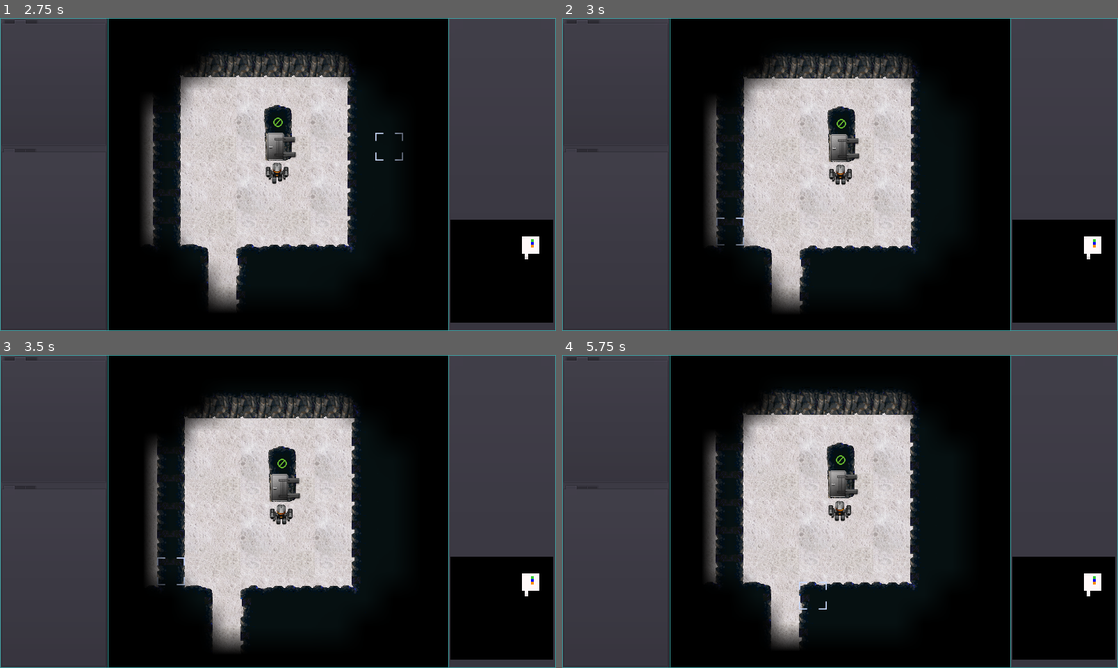
Above: before the commit, frames 1-4 (two rows, left to right).
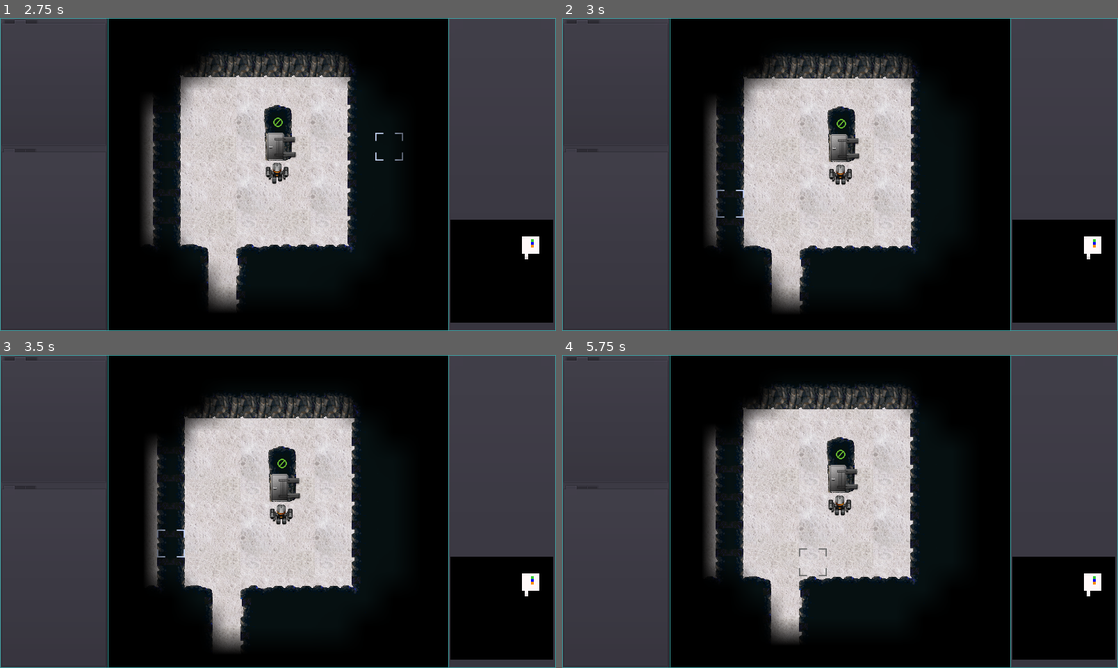
Above: after the commit, the same moments.

Repository: sarrowsmith/quasidroid
Game: Godot game, scene res://Main.tscn
The game is run twice, just before and just after one commit, with the same random seed, the same clock (stepped at 60 frames per second) and the same inputs. Sound files missing from this copy of the repository are replaced by a short silence.
Inputs (mouse positions are in pixels of both pictures, inside the frame that each line leads up to):
- Up to frame 1 (2.75 s): click (294, 165) at 0.52 s; type "12" at 0.6 s; click "New from Seed" at 1.25 s; tap Enter at 2 s; move the mouse to (400, 158) at 2.02 s; tap R at 2.1 s; click (400, 158) at 2.17 s; tap Space at 2.27 s
- Up to frame 2 (3 s): tap Delete (map_reset) at 2.75 s; move the mouse to (728, 190) at 2.77 s; hold S from 2.78 s (still down); tap Q at 2.85 s
- Up to frame 3 (3.5 s): keep holding S; tap Space at 3.02 s
- Up to frame 4 (5.75 s): move the mouse to (895, 442) at 3.52 s; release S at 3.53 s; tap F at 3.6 s; move the mouse to (812, 574) at 4.27 s; tap M at 4.35 s; click (812, 574) at 4.42 s; tap Space at 4.52, 5.27 s; move the mouse to (1006, 558) at 5.02 s; hold S from 5.03 s (still down); tap U at 5.1 s; tap Delete (map_reset) at 5.65 s

Frame 1 is identical in both runs. In frame 2, 0.1% of the frame differs, in the area x 27-33%, y 54-73%; in frame 3, 0.1%; in frame 4, 6.4%, in the area x 26-65%, y 9-94%.

Commit message:
Improved cursor control from joypad

Diff:
--- a/Main.gd
+++ b/Main.gd
@@ -114,10 +114,10 @@
 
 
 const view_map = {
-	ui_up = Vector2(0, -1),
-	ui_down = Vector2(0, 1),
-	ui_left = Vector2(-1, 0),
-	ui_right = Vector2(1, 0)
+	map_up = Vector2(0, -1),
+	map_down = Vector2(0, 1),
+	map_left = Vector2(-1, 0),
+	map_right = Vector2(1, 0)
 }
 # warning-ignore:unused_argument
 func _process(_delta):
@@ -148,10 +148,10 @@
 
 
 const cursor_map = {
-	cursor_up = Vector2(0, -1),
-	cursor_down = Vector2(0, 1),
-	cursor_left = Vector2(-1, 0),
-	cursor_right = Vector2(1, 0)
+	ui_up = Vector2(0, -1),
+	ui_down = Vector2(0, 1),
+	ui_left = Vector2(-1, 0),
+	ui_right = Vector2(1, 0)
 }
 func _unhandled_input(event: InputEvent):
 	if event is InputEventKey and event.pressed:
--- a/project.godot
+++ b/project.godot
@@ -105,52 +105,28 @@
 , Object(InputEventMouseButton,"resource_local_to_scene":false,"resource_name":"","device":0,"alt":false,"shift":false, …(202 unchanged characters)…
  ]
 }
-cursor_up={
-"deadzone": 0.5,
-"events": [ Object(InputEventKey,"resource_local_to_scene":false,"resource_name":"","device":0,"alt":false,"shift":false,"control":false,"meta":false,"command":false,"pressed":false,"scancode":87,"physical_scancode":0,"unicode":0,"echo":false,"script":null)
-, Object(InputEventJoypadMotion,"resource_local_to_scene":false,"resource_name":"","device":0,"axis":1,"axis_value":-1.0,"script":null)
- ]
-}
-cursor_down={
-"deadzone": 0.5,
-"events": [ Object(InputEventKey,"resource_local_to_scene":false,"resource_name":"","device":0,"alt":false,"shift":false,"control":false,"meta":false,"command":false,"pressed":false,"scancode":83,"physical_scancode":0,"unicode":0,"echo":false,"script":null)
-, Object(InputEventJoypadMotion,"resource_local_to_scene":false,"resource_name":"","device":0,"axis":1,"axis_value":1.0,"script":null)
- ]
-}
-cursor_left={
-"deadzone": 0.5,
-"events": [ Object(InputEventKey,"resource_local_to_scene":false,"resource_name":"","device":0,"alt":false,"shift":false,"control":false,"meta":false,"command":false,"pressed":false,"scancode":65,"physical_scancode":0,"unicode":0,"echo":false,"script":null)
-, Object(InputEventJoypadMotion,"resource_local_to_scene":false,"resource_name":"","device":0,"axis":0,"axis_value":-1.0,"script":null)
- ]
-}
-cursor_right={
-"deadzone": 0.5,
-"events": [ Object(InputEventKey,"resource_local_to_scene":false,"resource_name":"","device":0,"alt":false,"shift":false,"control":false,"meta":false,"command":false,"pressed":false,"scancode":68,"physical_scancode":0,"unicode":0,"echo":false,"script":null)
-, Object(InputEventJoypadMotion,"resource_local_to_scene":false,"resource_name":"","device":0,"axis":0,"axis_value":1.0,"script":null)
- ]
-}
 move_up={
 "deadzone": 0.5,
 "events": [ Object(InputEventJoypadMotion,"resource_local_to_scene":false,"resource_name":"","device":0,"axis":3,"axis_value":-1.0,"script":null)
-, Object(InputEventKey,"resource_local_to_scene":false,"resource_name":"","device":0,"alt":false,"shift":false,"control":false,"meta":false,"command":false,"pressed":false,"scancode":75,"physical_scancode":0,"unicode":0,"echo":false,"script":null)
+, Object(InputEventKey,"resource_local_to_scene":false,"resource_name":"","device":0,"alt":false,"shift":false,"control":false,"meta":false,"command":false,"pressed":false,"scancode":0,"physical_scancode":76,"unicode":0,"echo":false,"script":null)
  ]
 }
 move_down={
 "deadzone": 0.5,
-"events": [ Object(InputEventKey,"resource_local_to_scene":false,"resource_name":"","device":0,"alt":false,"shift":false,"control":false,"meta":false,"command":false,"pressed":false,"scancode":74,"physical_scancode":0,"unicode":0,"echo":false,"script":null)
-, Object(InputEventJoypadMotion,"resource_local_to_scene":false,"resource_name":"","device":0,"axis":3,"axis_value":1.0,"script":null)
+"events": [ Object(InputEventJoypadMotion,"resource_local_to_scene":false,"resource_name":"","device":0,"axis":3,"axis_value":1.0,"script":null)
+, Object(InputEventKey,"resource_local_to_scene":false,"resource_name":"","device":0,"alt":false,"shift":false,"control":false,"meta":false,"command":false,"pressed":false,"scancode":0,"physical_scancode":74,"unicode":0,"echo":false,"script":null)
  ]
 }
 move_left={
 "deadzone": 0.5,
-"events": [ Object(InputEventKey,"resource_local_to_scene":false,"resource_name":"","device":0,"alt":false,"shift":false,"control":false,"meta":false,"command":false,"pressed":false,"scancode":72,"physical_scancode":0,"unicode":0,"echo":false,"script":null)
-, Object(InputEventJoypadMotion,"resource_local_to_scene":false,"resource_name":"","device":0,"axis":2,"axis_value":-1.0,"script":null)
+"events": [ Object(InputEventJoypadMotion,"resource_local_to_scene":false,"resource_name":"","device":0,"axis":2,"axis_value":-1.0,"script":null)
+, Object(InputEventKey,"resource_local_to_scene":false,"resource_name":"","device":0,"alt":false,"shift":false,"control":false,"meta":false,"command":false,"pressed":false,"scancode":0,"physical_scancode":72,"unicode":0,"echo":false,"script":null)
  ]
 }
 move_right={
 "deadzone": 0.5,
-"events": [ Object(InputEventKey,"resource_local_to_scene":false,"resource_name":"","device":0,"alt":false,"shift":false,"control":false,"meta":false,"command":false,"pressed":false,"scancode":76,"physical_scancode":0,"unicode":0,"echo":false,"script":null)
-, Object(InputEventJoypadMotion,"resource_local_to_scene":false,"resource_name":"","device":0,"axis":2,"axis_value":1.0,"script":null)
+"events": [ Object(InputEventJoypadMotion,"resource_local_to_scene":false,"resource_name":"","device":0,"axis":2,"axis_value":1.0,"script":null)
+, Object(InputEventKey,"resource_local_to_scene":false,"resource_name":"","device":0,"alt":false,"shift":false,"control":false,"meta":false,"command":false,"pressed":false,"scancode":0,"physical_scancode":76,"unicode":0,"echo":false,"script":null)
  ]
 }
 cursor_select={
@@ -170,13 +146,13 @@
 cursor_reset={
 "deadzone": 0.5,
 "events": [ Object(InputEventKey,"resource_local_to_scene":false,"resource_name":"","device":0,"alt":false,"shift":false,"control":false,"meta":false,"command":false,"pressed":false,"scancode":16777220,"physical_scancode":0,"unicode":0,"echo":false,"script":null)
+, Object(InputEventJoypadButton,"resource_local_to_scene":false,"resource_name":"","device":0,"button_index":9,"pressure":0.0,"pressed":false,"script":null)
+ ]
+}
+map_reset={
+"deadzone": 0.5,
+"events": [ Object(InputEventKey,"resource_local_to_scene":false,"resource_name":"","device":0,"alt":false,"shift":false,"control":false,"meta":false,"command":false,"pressed":false,"scancode":16777224,"physical_scancode":0,"unicode":0,"echo":false,"script":null)
 , Object(InputEventJoypadButton,"resource_local_to_scene":false,"resource_name":"","device":0,"button_index":8,"pressure":0.0,"pressed":false,"script":null)
- ]
-}
-map_reset={
-"deadzone": 0.5,
-"events": [ Object(InputEventKey,"resource_local_to_scene":false,"resource_name":"","device":0,"alt":false,"shift":false,"control":false,"meta":false,"command":false,"pressed":false,"scancode":16777224,"physical_scancode":0,"unicode":0,"echo":false,"script":null)
-, Object(InputEventJoypadButton,"resource_local_to_scene":false,"resource_name":"","device":0,"button_index":9,"pressure":0.0,"pressed":false,"script":null)
  ]
 }
 map_zoom={
@@ -198,6 +174,30 @@
 "events": [ Object(InputEventKey,"resource_local_to_scene":false,"resource_name":"","device":0,"alt":false,"shift":false,"control":false,"meta":false,"command":false,"pressed":false,"scancode":88,"physical_scancode":0,"unicode":0,"echo":false,"script":null)
 , Object(InputEventMouseButton,"resource_local_to_scene":false,"resource_name":"","device":0,"alt":false,"shift":false, …(202 unchanged characters)…
 , Object(InputEventJoypadButton,"resource_local_to_scene":false,"resource_name":"","device":0,"button_index":5,"pressure":0.0,"pressed":false,"script":null)
+ ]
+}
+map_up={
+"deadzone": 0.5,
+"events": [ Object(InputEventKey,"resource_local_to_scene":false,"resource_name":"","device":0,"alt":false,"shift":false,"control":false,"meta":false,"command":false,"pressed":false,"scancode":0,"physical_scancode":87,"unicode":0,"echo":false,"script":null)
+, Object(InputEventJoypadMotion,"resource_local_to_scene":false,"resource_name":"","device":0,"axis":1,"axis_value":-1.0,"script":null)
+ ]
+}
+map_down={
+"deadzone": 0.5,
+"events": [ Object(InputEventKey,"resource_local_to_scene":false,"resource_name":"","device":0,"alt":false,"shift":false,"control":false,"meta":false,"command":false,"pressed":false,"scancode":0,"physical_scancode":83,"unicode":0,"echo":false,"script":null)
+, Object(InputEventJoypadMotion,"resource_local_to_scene":false,"resource_name":"","device":0,"axis":1,"axis_value":1.0,"script":null)
+ ]
+}
+map_left={
+"deadzone": 0.5,
+"events": [ Object(InputEventKey,"resource_local_to_scene":false,"resource_name":"","device":0,"alt":false,"shift":false,"control":false,"meta":false,"command":false,"pressed":false,"scancode":0,"physical_scancode":65,"unicode":0,"echo":false,"script":null)
+, Object(InputEventJoypadMotion,"resource_local_to_scene":false,"resource_name":"","device":0,"axis":0,"axis_value":-1.0,"script":null)
+ ]
+}
+map_right={
+"deadzone": 0.5,
+"events": [ Object(InputEventKey,"resource_local_to_scene":false,"resource_name":"","device":0,"alt":false,"shift":false,"control":false,"meta":false,"command":false,"pressed":false,"scancode":0,"physical_scancode":68,"unicode":0,"echo":false,"script":null)
+, Object(InputEventJoypadMotion,"resource_local_to_scene":false,"resource_name":"","device":0,"axis":0,"axis_value":1.0,"script":null)
  ]
 }
 
